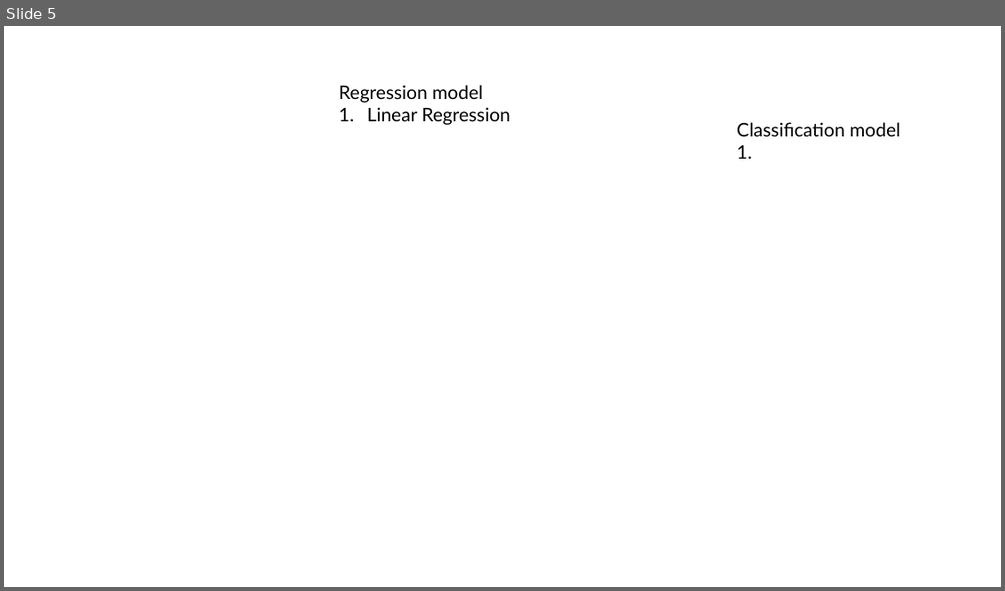
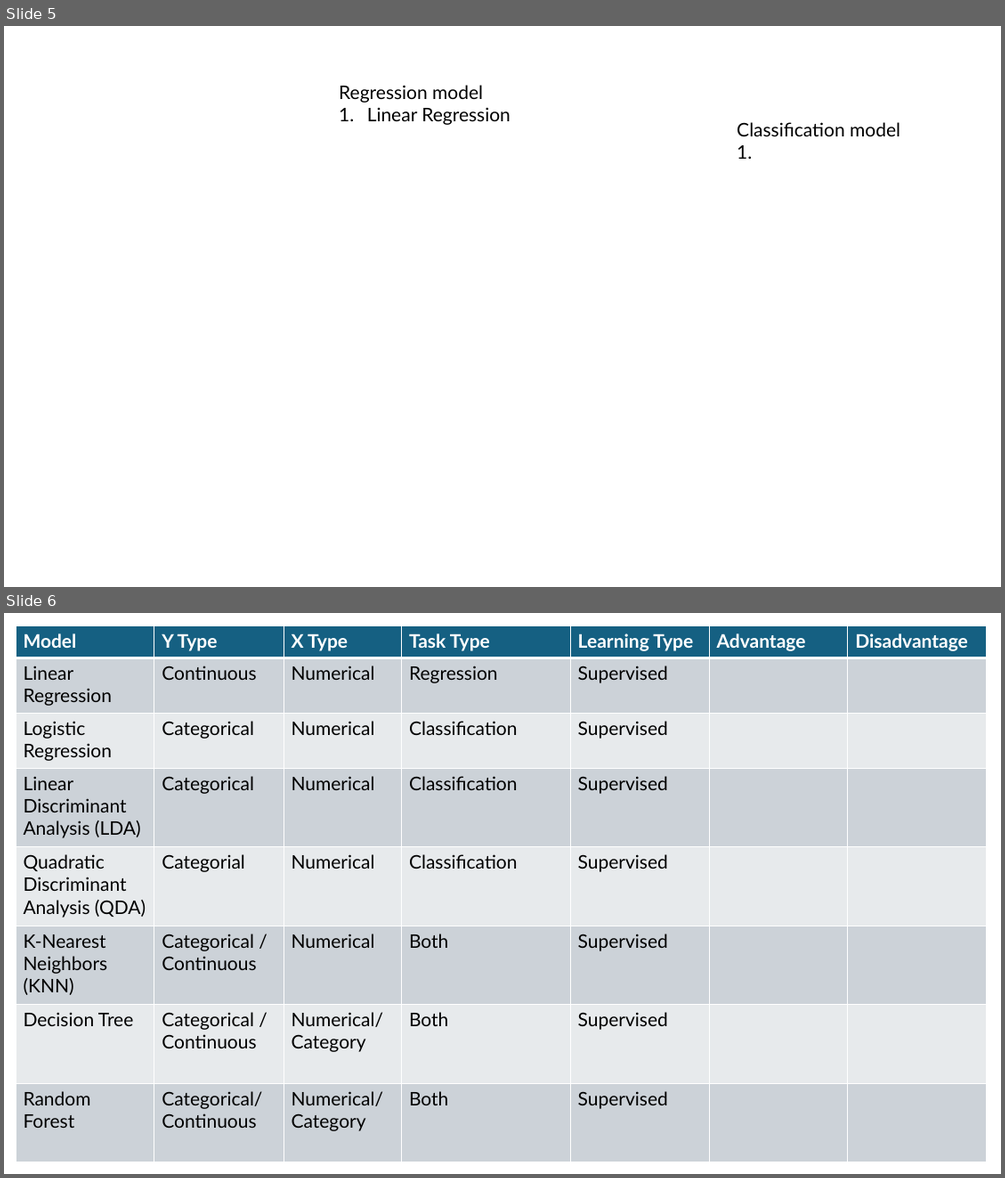
Before and after one commit to Hazim-HF/Machine-Learning, a slide deck: Machine Learning.pptx. Shown one above the other, each under a label of ours: slide 5 before the commit, slides 5 and 6 after it. The pictures are 1005x591 and 1005x1178 pixels, drawn with LibreOffice and Linux fonts; fonts in the diff are those of the drawing. Boxes give left, top, right and bottom in pixels: in the first picture for what was removed or moved away, otherwise in the second. Text is boxed around its words. In the diff, an @@ line names an element or a change of style, - is before the commit and + after.

```diff
--- a/Machine Learning.pptx
+++ b/Machine Learning.pptx
@@ slide 6 added at (4, 613, 1001, 1174), background #FFFFFF @@
@@ table added at (16, 625, 986, 1162), 8 rows, 7 columns @@
+Model | Y Type | X Type | Task Type | Learning Type | Advantage | Disadvantage
+Linear Regression | Continuous | Numerical | Regression | Supervised |  | 
+Logistic Regression | Categorical | Numerical | Classification | Supervised |  | 
+Linear Discriminant Analysis (LDA) | Categorical | Numerical | Classification | Supervised |  | 
+Quadratic Discriminant Analysis (QDA) | Categorial | Numerical | Classification | Supervised |  | 
+K-Nearest Neighbors (KNN) | Categorical / Continuous | Numerical | Both | Supervised |  | 
+Decision Tree | Categorical / Continuous | Numerical/Category | Both | Supervised |  | 
+Random Forest | Categorical/Continuous | Numerical/Category | Both | Supervised |  | 
```
Also in this commit, not shown: 1 slide changed, 3 other slides added, 14 other files.
